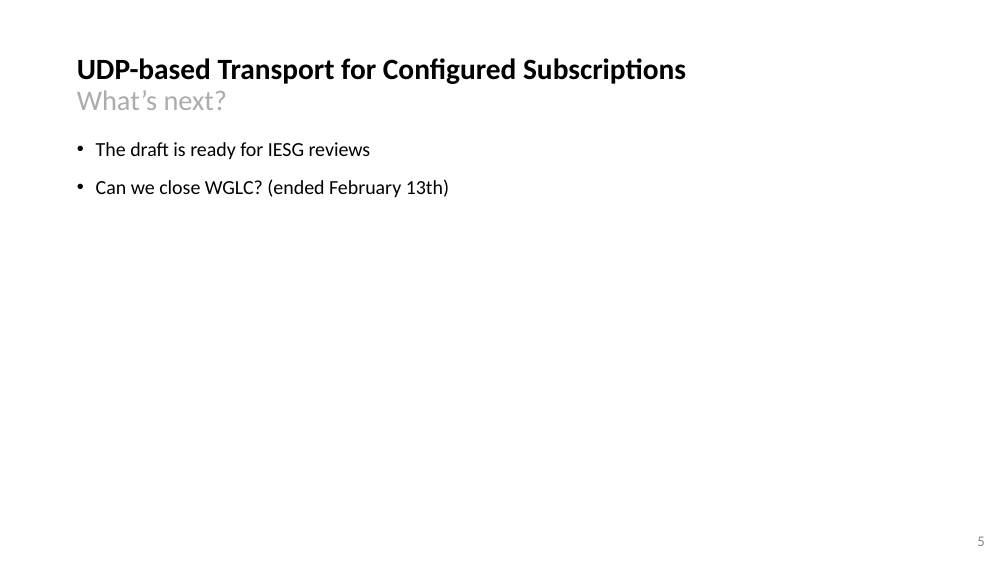
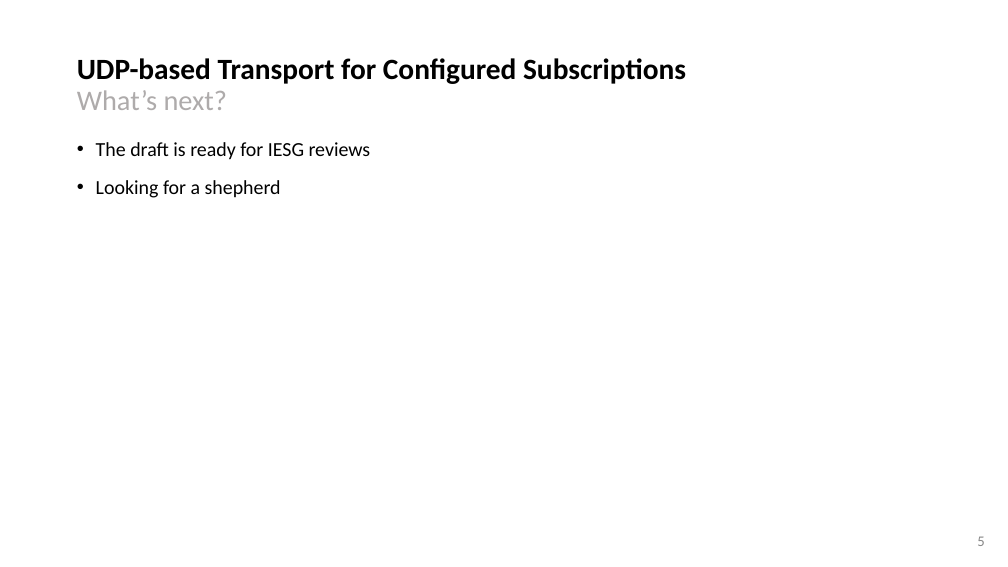
Before and after one commit to network-analytics/ietf-network-analytics-document-status, a slide deck: slide 5 of 122/NETCONF/draft-ietf-netconf-udp-notif-122.pptx. Drawn at 1008x567 pixels with LibreOffice and Linux fonts; fonts in the diff are those of the drawing. Boxes give left, top, right and bottom in pixels: in the first picture for what was removed or moved away, otherwise in the second. Text is boxed around its words. In the diff, an @@ line names an element or a change of style, - is before the commit and + after.

```diff
--- a/122/NETCONF/draft-ietf-netconf-udp-notif-122.pptx
+++ b/122/NETCONF/draft-ietf-netconf-udp-notif-122.pptx
@@ text at [96, 180, 281, 198]: text changed @@
-• Can we close WGLC? (ended February 13th)
+• Looking for a shepherd
```
Also in this commit, not shown: 3 other slides changed, 1 other file.
